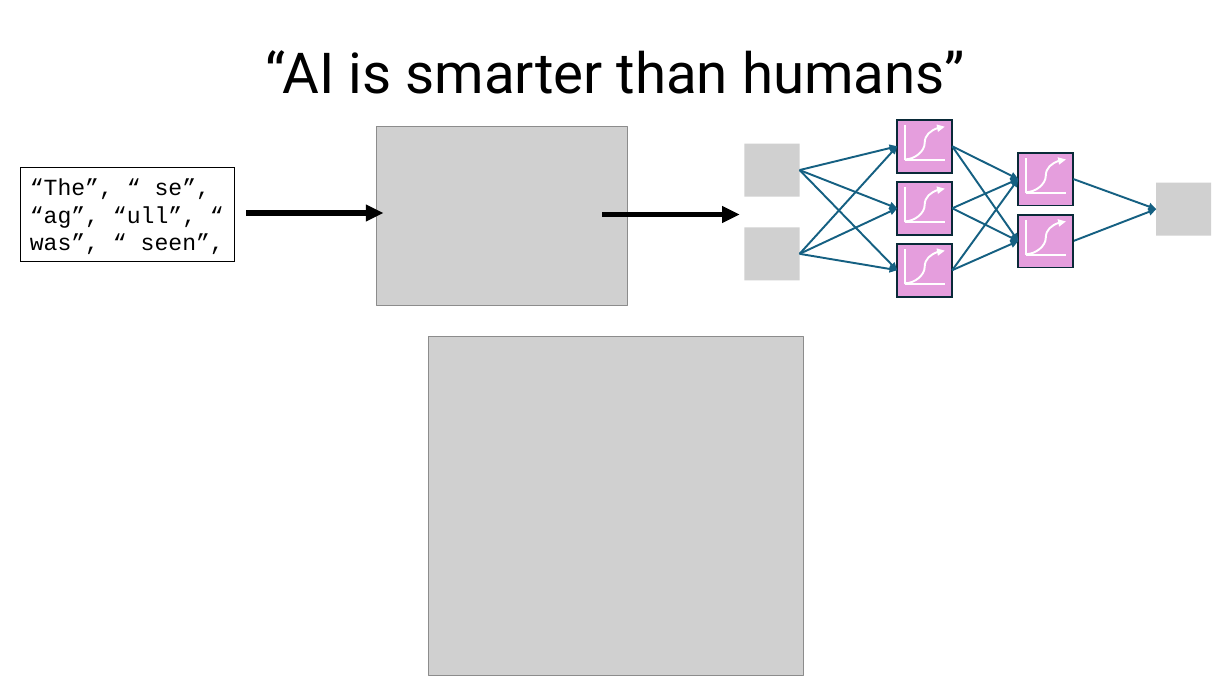
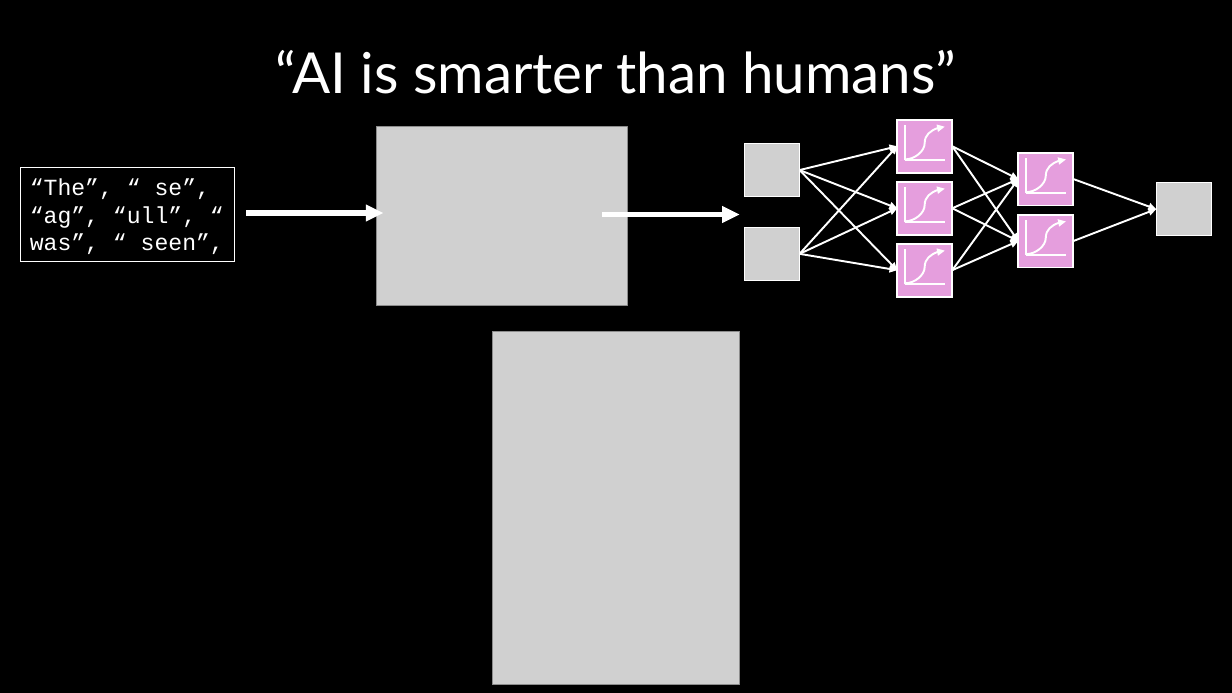
Before and after one commit to DeonRoos/stats-for-biologists, a slide deck: slide 42 of Lectures/BI3010 Lecture XX Large Language Models.pptx (slide 33 before the commit). Drawn at 1232x693 pixels with LibreOffice and Linux fonts; fonts in the diff are those of the drawing; grey boxes stand for pictures. Boxes give left, top, right and bottom in pixels: in the first picture for what was removed or moved away, otherwise in the second. Text is boxed around its words. In the diff, an @@ line names an element or a change of style, - is before the commit and + after.

```diff
--- a/Lectures/BI3010 Lecture XX Large Language Models.pptx
+++ b/Lectures/BI3010 Lecture XX Large Language Models.pptx
@@ background #FFFFFF to #000000 @@
@@ title "“AI is smarter than humans”" at (275,50,956,94): font Roboto to Lato, text colour #000000 to #FFFFFF @@
@@ arrow (799, 170) - (897, 146): stroke #156082 1.5 pt to #FFFFFF 1.5 pt @@
@@ arrow (799, 254) - (897, 146): stroke #156082 1.5 pt to #FFFFFF 1.5 pt @@
@@ arrow (953, 146) - (1019, 179): stroke #156082 1.5 pt to #FFFFFF 1.5 pt @@
@@ arrow (953, 146) - (1019, 241): stroke #156082 1.5 pt to #FFFFFF 1.5 pt @@
@@ rectangle "“The”, “ se”, “ag”, “ull”, ..." at (20,168,235,262): text colour #000000 to #FFFFFF; outline #000000 0.75 pt to #FFFFFF 0.75 pt @@
@@ arrow (799, 170) - (897, 208): stroke #156082 1.5 pt to #FFFFFF 1.5 pt @@
@@ arrow (799, 170) - (897, 270): stroke #156082 1.5 pt to #FFFFFF 1.5 pt @@
@@ arrow (953, 270) - (1019, 179): stroke #156082 1.5 pt to #FFFFFF 1.5 pt @@
@@ arrow (953, 208) - (1019, 179): stroke #156082 1.5 pt to #FFFFFF 1.5 pt @@
@@ arrow (1074, 179) - (1156, 209): stroke #156082 1.5 pt to #FFFFFF 1.5 pt @@
@@ arrow (799, 254) - (897, 208): stroke #156082 1.5 pt to #FFFFFF 1.5 pt @@
@@ arrow (953, 208) - (1019, 241): stroke #156082 1.5 pt to #FFFFFF 1.5 pt @@
@@ arrow (1074, 241) - (1156, 209): stroke #156082 1.5 pt to #FFFFFF 1.5 pt @@
@@ arrow (246, 213) - (384, 213): stroke #000000 4.5 pt to #FFFFFF 4.5 pt @@
@@ arrow (603, 214) - (739, 214): stroke #000000 4.5 pt to #FFFFFF 4.5 pt @@
@@ arrow (799, 254) - (897, 270): stroke #156082 1.5 pt to #FFFFFF 1.5 pt @@
@@ outline #092A39 1.5 pt to #FFFFFF 1.5 pt in 5 elements at (897,182,953,235), (1019,214,1074,267), (897,120,953,173), (1019,152,1074,205), (897,244,953,297) @@
@@ arrow (953, 270) - (1019, 241): stroke #156082 1.5 pt to #FFFFFF 1.5 pt @@
@@ picture: place and size @@
-picture at (429,336,803,676)
+picture at (493,331,740,685)
```
Also in this commit, not shown: 32 other slides changed, 13 slides added, 3 slides removed, 23 other files.
